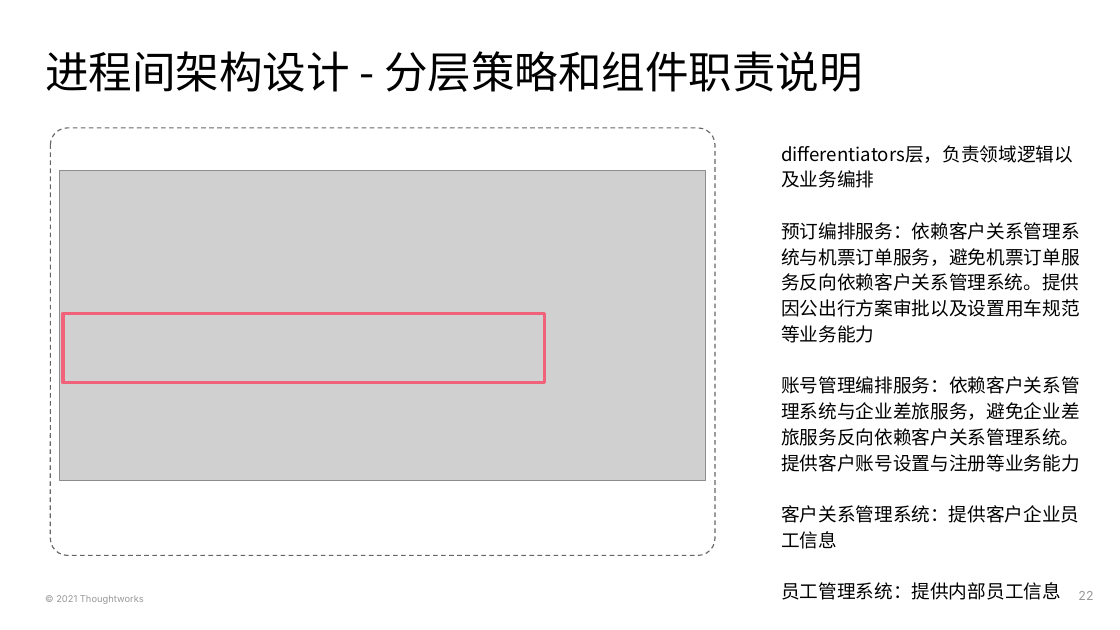
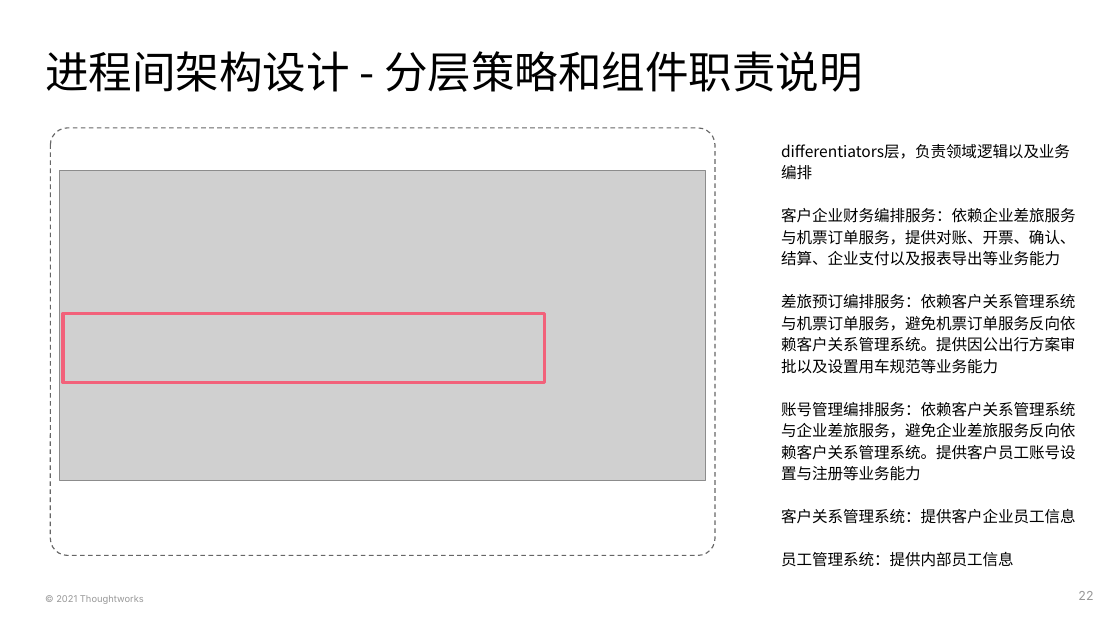
Before and after one commit to deesyx/heima, a slide deck: slide 22 of doc/PS4 黑马考核-项目On-boarding模板-胡炫光.pptx. Drawn at 1120x630 pixels with LibreOffice and Linux fonts; fonts in the diff are those of the drawing; grey boxes stand for pictures. Boxes give left, top, right and bottom in pixels: in the first picture for what was removed or moved away, otherwise in the second. Text is boxed around its words. In the diff, an @@ line names an element or a change of style, - is before the commit and + after.

```diff
--- a/doc/PS4 黑马考核-项目On-boarding模板-胡炫光.pptx
+++ b/doc/PS4 黑马考核-项目On-boarding模板-胡炫光.pptx
@@ text at (x1=781, y1=144, x2=1076, y2=567): size 12 to 10 pt in "differentiators层，负责领域逻辑以及业务编排", "客户关系管理系统：提供客户企业员工信息", "员工管理系统：提供内部员工信息" @@
@@ text at (x1=781, y1=208, x2=1076, y2=481): text changed; size 12 to 10 pt @@
-预订编排服务：依赖客户关系管理系统与机票订单服务，避免机票订单服务反向依赖客户关系管理系统。提供因公出行方案审批以及设置用车规范等业务能力
-账号管理编排服务：依赖客户关系管理系统与企业差旅服务，避免企业差旅服务反向依赖客户关系管理系统。提供客户账号设置与注册等业务能力
+客户企业财务编排服务：依赖企业差旅服务与机票订单服务，提供对账、开票、确认、结算、企业支付以及报表导出等业务能力
+差旅预订编排服务：依赖客户关系管理系统与机票订单服务，避免机票订单服务反向依赖客户关系管理系统。提供因公出行方案审批以及设置用车规范等业务能力
+账号管理编排服务：依赖客户关系管理系统与企业差旅服务，避免企业差旅服务反向依赖客户关系管理系统。提供客户员工账号设置与注册等业务能力
```
Also in this commit, not shown: 5 other slides changed, 1 slide added, 2 slides removed, 7 other files.
